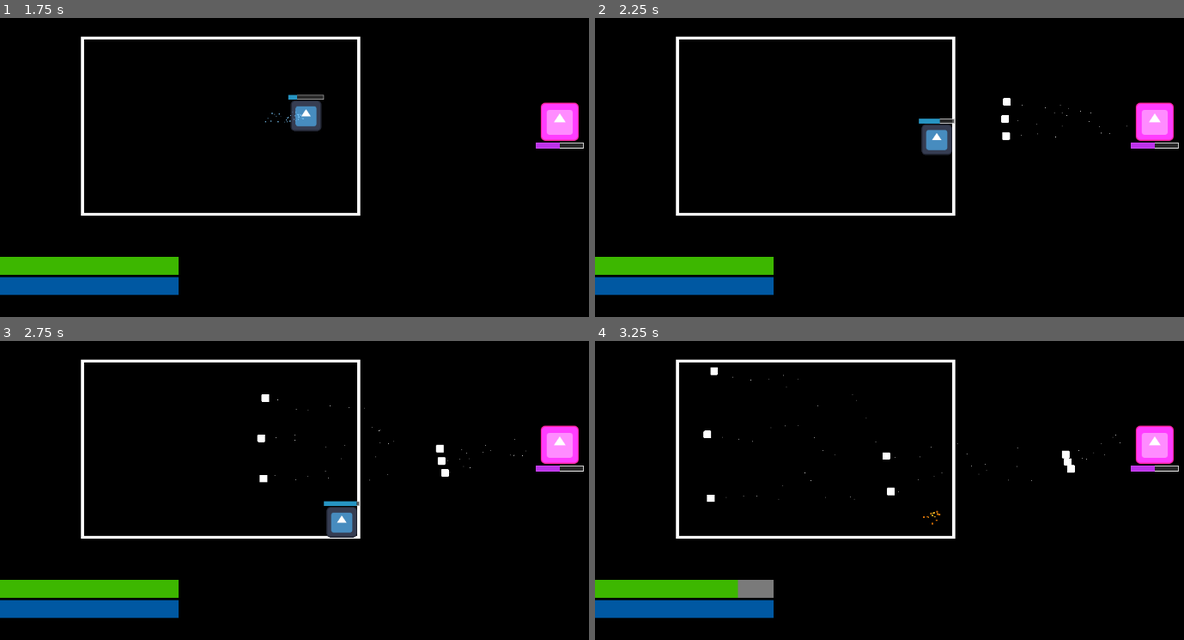
Above: before the commit, frames 1-4 (two rows, left to right).
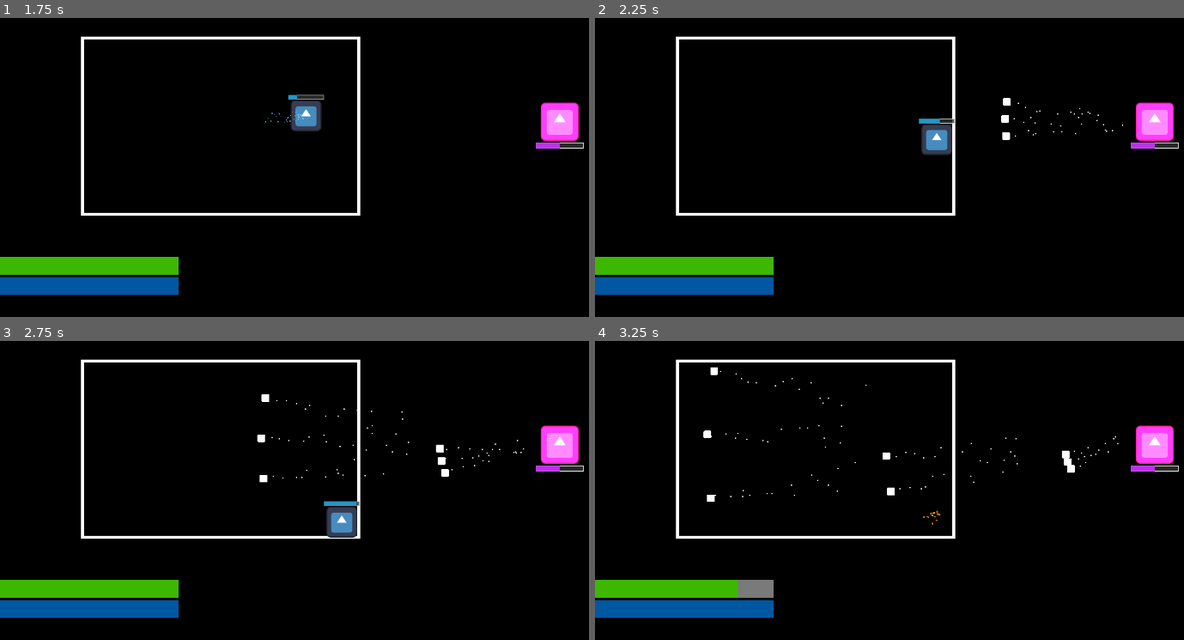
Above: after the commit, the same moments.

Repository: kriegueur/shovel_jam
Game: Godot game, scene res://scenes/battle_scene.tscn
Same seed, same stepped clock (60 frames per second), same inputs: the game is played once before the commit and once after it. The engine's default icon, where the game draws it, is replaced by a stand-in: a white triangle on a blue panel in a dark square.
Inputs:
- Up to frame 1 (1.75 s): click "Attack" at 0.5 s; tap Enter (ui_accept) at 1.25, 1.52 s; hold D (right) from 1.28 s (still down); tap Shift (dash) at 1.35 s
- Up to frame 2 (2.25 s): release D (right) at 2.03 s; hold S (down) from 2.03 s (still down); tap Shift (dash) at 2.1 s
- Up to frame 3 (2.75 s): keep holding S (down); tap Enter (ui_accept) at 2.27 s
- Up to frame 4 (3.25 s): release S (down) at 2.78 s; hold D (right) from 2.78 s (still down); tap Shift (dash) at 2.85 s

Frame 1 is identical in both runs. In frame 2, less than 0.1% of the frame differs, in the area x 70-91%, y 28-40%; in frame 3, 0.1%; in frame 4, 0.2%, in the area x 19-90%, y 10-54%.

Commit message:
fix(recovery_projectile_handler): Exporting particles

Diff:
--- a/scenes/explosion_particle.tscn
+++ b/scenes/particles/explosion_particle.tscn
@@ -8,7 +8,7 @@
 
 [node name="ExplosionParticle" type="Node2D"]
 
-[node name="ExplosionElement" type="CPUParticles2D" parent="."]
+[node name="CPUParticles2D" type="CPUParticles2D" parent="."]
 emitting = false
 amount = 40
 lifetime = 0.4
--- /dev/null
+++ b/scenes/particles/trail_particle.tscn
@@ -0,0 +1,17 @@
+[gd_scene format=3 uid="uid://dhjx1qsm7ebbw"]
+
+[node name="TrailParticle" type="Node2D"]
+
+[node name="CPUParticles2D" type="CPUParticles2D" parent="."]
+amount = 15
+lifetime = 0.5
+randomness = 1.0
+emission_shape = 1
+emission_sphere_radius = 5.0
+direction = Vector2(0, 0)
+spread = 180.0
+gravity = Vector2(0, 0)
+initial_velocity_min = 50.0
+initial_velocity_max = 50.0
+scale_amount_min = 2.0
+scale_amount_max = 2.0
--- a/scenes/projectile_component.tscn
+++ b/scenes/projectile_component.tscn
@@ -1,12 +1,16 @@
-[gd_scene load_steps=3 format=3 uid="uid://crwj7kly1mkx2"]
+[gd_scene load_steps=5 format=3 uid="uid://crwj7kly1mkx2"]
 
 [ext_resource type="Script" uid="uid://dpwj13wdbtpj4" path="res://scripts/projectile_component.gd" id="1_igg0b"]
+[ext_resource type="PackedScene" uid="uid://64yd14ej8blk" path="res://scenes/particles/explosion_particle.tscn" id="2_ym81k"]
+[ext_resource type="PackedScene" uid="uid://dhjx1qsm7ebbw" path="res://scenes/particles/trail_particle.tscn" id="3_22ee1"]
 
 [sub_resource type="RectangleShape2D" id="RectangleShape2D_mtgpy"]
 size = Vector2(10, 10)
 
 [node name="projectile_component" type="Node2D"]
 script = ExtResource("1_igg0b")
+explosion_particle_scene = ExtResource("2_ym81k")
+trail_particle_scene = ExtResource("3_22ee1")
 
 [node name="Area2D" type="Area2D" parent="."]
 collision_layer = 2
@@ -14,12 +18,3 @@
 
 [node name="CollisionShape2D" type="CollisionShape2D" parent="Area2D"]
 shape = SubResource("RectangleShape2D_mtgpy")
-
-[node name="CPUParticles2D" type="CPUParticles2D" parent="."]
-amount = 10
-lifetime = 0.5
-randomness = 1.0
-emission_shape = 1
-emission_sphere_radius = 5.6
-direction = Vector2(0, 0)
-spread = 180.0
--- a/scenes/small_white_projectile.tscn
+++ b/scenes/small_white_projectile.tscn
@@ -1,9 +1,8 @@
-[gd_scene load_steps=5 format=3 uid="uid://c3emetuichy0l"]
+[gd_scene load_steps=4 format=3 uid="uid://c3emetuichy0l"]
 
 [ext_resource type="Script" uid="uid://dhfmbt103630d" path="res://scripts/projectile.gd" id="1_8pjjq"]
 [ext_resource type="Texture2D" uid="uid://ct4vbwak8qdtb" path="res://icon.svg" id="2_pjsc6"]
 [ext_resource type="PackedScene" uid="uid://crwj7kly1mkx2" path="res://scenes/projectile_component.tscn" id="3_pxjsh"]
-[ext_resource type="PackedScene" uid="uid://64yd14ej8blk" path="res://scenes/explosion_particle.tscn" id="4_pjsc6"]
 
 [node name="SmallWhiteProjectile" type="Node2D"]
 script = ExtResource("1_8pjjq")
@@ -14,12 +13,5 @@
 texture = ExtResource("2_pjsc6")
 
 [node name="projectile_component" parent="." instance=ExtResource("3_pxjsh")]
-explosion_particle_scene = ExtResource("4_pjsc6")
-
-[node name="CPUParticles2D" parent="projectile_component" index="1"]
-emission_sphere_radius = 5.0
-gravity = Vector2(0, 0)
-initial_velocity_min = 70.0
-initial_velocity_max = 70.0
 
 [editable path="projectile_component"]
--- a/scripts/projectile_component.gd
+++ b/scripts/projectile_component.gd
@@ -4,53 +4,44 @@
 @export var SPEED = 500
 @export var DAMAGE = 20
 @export var explosion_particle_scene: PackedScene
+@export var trail_particle_scene: PackedScene
+
+var trail_instance
 
 @onready var parent = get_parent()
 
 # Called every frame. 'delta' is the elapsed time since the previous frame.
 func _process(delta: float) -> void:
 	parent.global_translate(parent.dir * SPEED * delta)
+	if trail_instance:
+		trail_instance.global_position = parent.global_position
+
+
+func _ready() -> void:
+	if trail_particle_scene:
+		trail_instance = trail_particle_scene.instantiate()
+		add_child(trail_instance)
+		var particles = trail_instance.get_node("CPUParticles2D") as CPUParticles2D
+		if particles:
+			particles.emitting = true
+			particles.one_shot = false
 
 func return_to_sender():
 	var sender_position = get_parent().get_parent().global_position
 	parent.dir = (sender_position - global_position).normalized()
 
-func create_explosion_gradient() -> Gradient:
-	var gradient = Gradient.new()
-	gradient.add_point(0.0, Color(1.0, 1.0, 0.8, 1.0))  # Blanc chaud au début
-	gradient.add_point(0.3, Color(1.0, 0.6, 0.1, 1.0))  # Orange vif
-	gradient.add_point(0.7, Color(0.8, 0.2, 0.1, 0.8))  # Rouge foncé
-	gradient.add_point(1.0, Color(0.3, 0.1, 0.1, 0.0))  # Disparition
-	return gradient
-
 func destroy_projectile(hit_position: Vector2):
 	parent.cleanse()
+
+	if trail_instance:
+		var trail_particles = trail_instance.get_node("CPUParticles2D") as CPUParticles2D
+		if trail_particles:
+			trail_particles.emitting = false
 
 	if explosion_particle_scene:
 		var explosion_instance = explosion_particle_scene.instantiate()
 		parent.add_child(explosion_instance)
 		explosion_instance.global_position = hit_position
-		var particles = explosion_instance.get_node("ExplosionElement") as CPUParticles2D
+		var particles = explosion_instance.get_node("CPUParticles2D") as CPUParticles2D
 		if particles:
 			particles.emitting = true
-
-	#parent.add_child(particles)
-	#particles.global_position = hit_position
-	#
-	#particles.emitting = true
-	#particles.amount = 30
-	#particles.lifetime = 0.5
-	#particles.emission_shape = CPUParticles2D.EMISSION_SHAPE_SPHERE
-	#particles.emission_sphere_radius = 5.0
-	#particles.direction = Vector2(1, 0)
-	#particles.spread = 360.0
-	#particles.initial_velocity_min = 180.0
-	#particles.initial_velocity_max = 200.0
-	#particles.scale_amount_min = 2.8
-	#particles.scale_amount_max = 4.0
-	#particles.color = Color(1.0, 0.6, 0.1, 1.0)
-	#particles.gravity = Vector2(0, 0)
-	#particles.linear_accel_min = -10.0
-	#particles.linear_accel_max = -5.0
-	#particles.color_ramp = create_explosion_gradient()
-	#particles.one_shot = true
